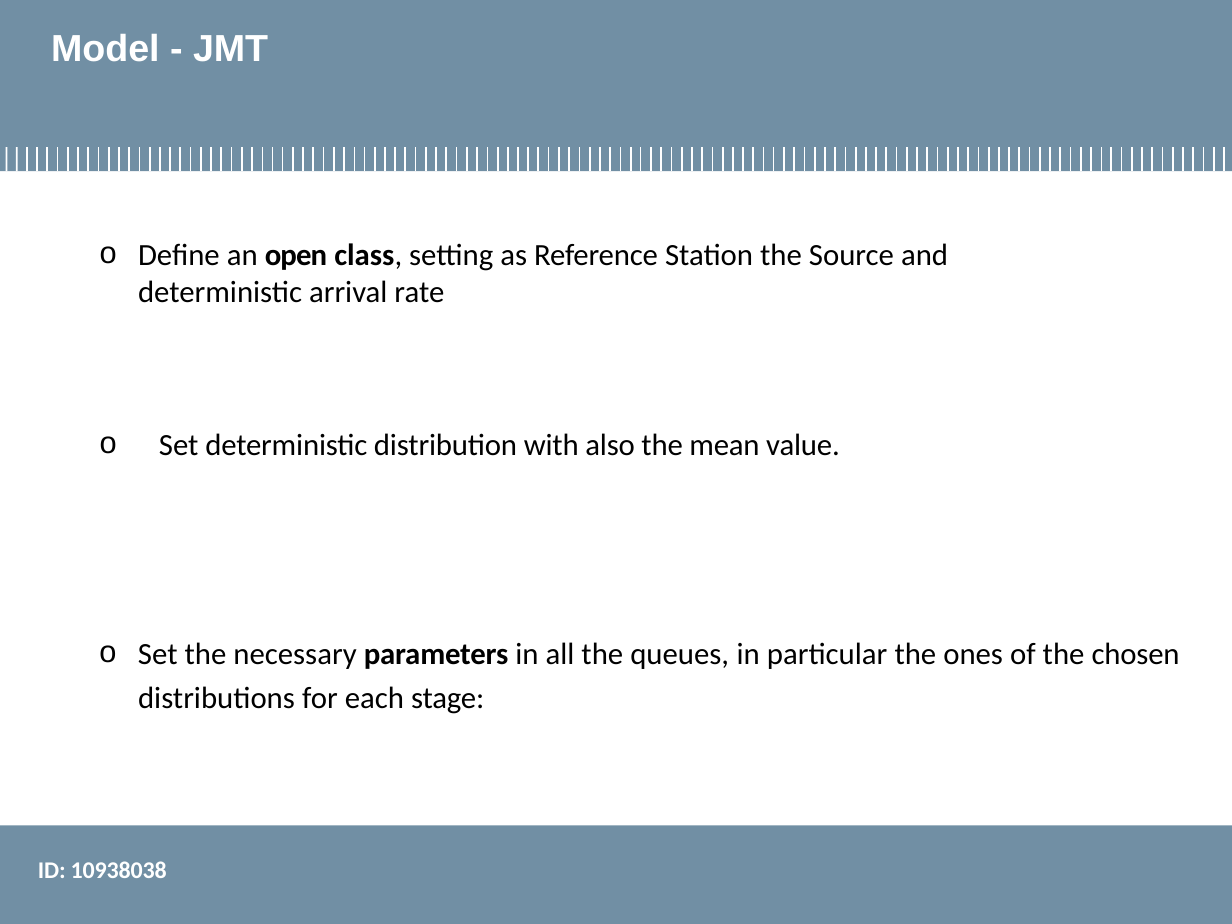
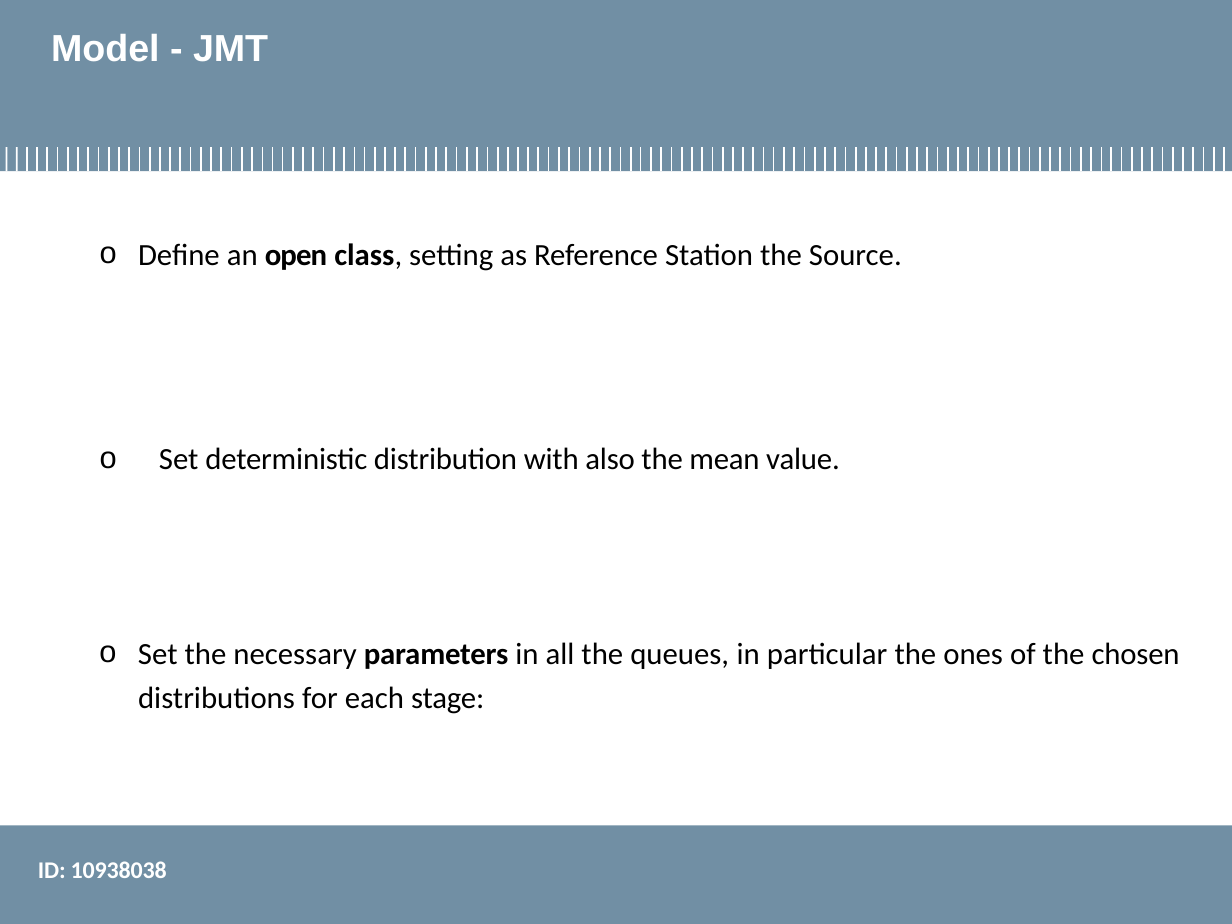
Before and after one commit to smn07/performance_evaluation_application, a slide deck: slide 11 of Final_Project/finalProject_open10938038.pptx. Drawn at 1232x924 pixels with LibreOffice and Linux fonts; fonts in the diff are those of the drawing; background and template pictures are left out. Boxes give left, top, right and bottom in pixels: in the first picture for what was removed or moved away, otherwise in the second. Text is boxed around its words. In the diff, an @@ line names an element or a change of style, - is before the commit and + after.

Commit message:
update matlab file + update open model + open model pdf

```diff
--- a/Final_Project/finalProject_open10938038.pptx
+++ b/Final_Project/finalProject_open10938038.pptx
@@ text at (138, 243, 902, 271): text changed @@
-o Define an open class, setting as Reference Station the Source and deterministic arrival rate
+o Define an open class, setting as Reference Station the Source.
```
Also in this commit, not shown: 3 other slides changed, 3 other files.
